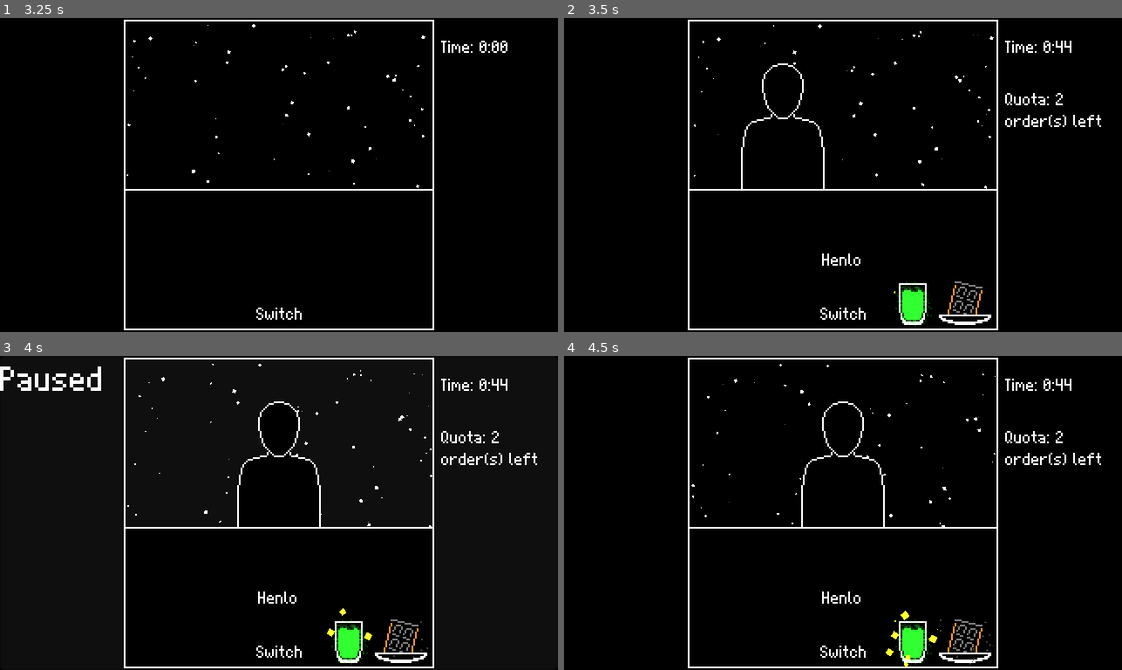
Above: before the commit, frames 1-4 (two rows, left to right).
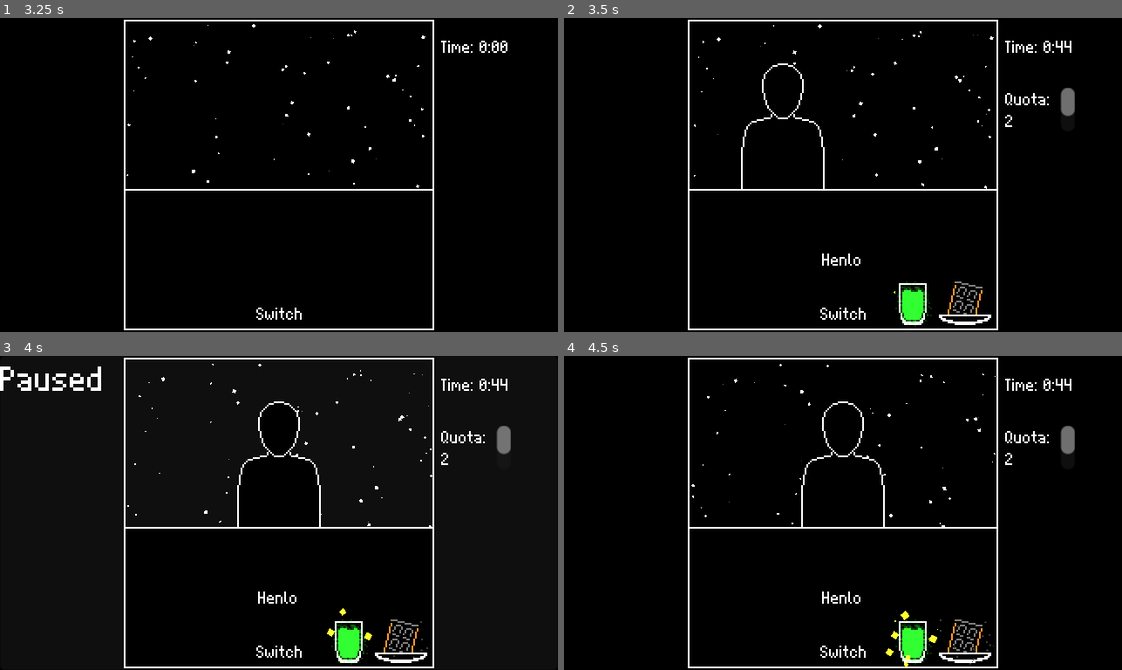
Above: after the commit, the same moments.

Repository: Banalian/BitBiscuit-GMTK2024
Game: Godot game, scene res://Scenes/main_menu.tscn
Same seed, same stepped clock (60 frames per second), same inputs: the game is played once before the commit and once after it.
Inputs (mouse positions are in pixels of both pictures, inside the frame that each line leads up to):
- Up to frame 1 (3.25 s): click "Play" at 0.5 s; click "Play" at 1.25 s; tap Enter at 2 s; move the mouse to (401, 159) at 2.02 s; tap P at 2.1, 2.85 s; click (401, 159) at 2.17 s; tap Space at 2.27, 3.02 s; move the mouse to (167, 190) at 2.77 s; click (167, 190) at 2.92 s
- Up to frame 2 (3.5 s): no input
- Up to frame 3 (4 s): move the mouse to (334, 443) at 3.52 s; tap P at 3.6 s; click (334, 443) at 3.67 s
- Up to frame 4 (4.5 s): move the mouse to (815, 575) at 4.27 s; tap P at 4.35 s; click (815, 575) at 4.42 s

Frame 1 is identical in both runs. In frame 2, 0.4% of the frame differs, in the area x 79-97%, y 22-35%; in frame 3, 0.4%; in frame 4, 0.4%.

Commit message:
Fix objects following camera in main

Diff:
--- a/Scenes/main.tscn
+++ b/Scenes/main.tscn
@@ -74,17 +74,18 @@
 [node name="Main" type="Node"]
 script = ExtResource("1_o11dq")
 
-[node name="Camera2D" type="Camera2D" parent="."]
+[node name="CameraBase" type="Node2D" parent="."]
+
+[node name="Camera2D" type="Camera2D" parent="CameraBase"]
 position = Vector2(160, 90)
 position_smoothing_enabled = true
 position_smoothing_speed = 12.0
 
-[node name="PauseHandler" parent="Camera2D" node_paths=PackedStringArray("_timers") instance=ExtResource("19_c7j6o")]
-position = Vector2(-160, -90)
+[node name="PauseHandler" parent="CameraBase" node_paths=PackedStringArray("_timers") instance=ExtResource("19_c7j6o")]
 _timers = [NodePath("../../GameManager/GameTimer/Timer"), NodePath("../../GameManager/StartGameTimer"), NodePath("../../GameManager/EndRoundTimer"), NodePath("../../GameManager/EndOrderTimer")]
 
-[node name="FailedStateHandler" parent="Camera2D" instance=ExtResource("3_1v80o")]
-position = Vector2(-160, -90)
+[node name="FailedStateHandler" parent="CameraBase" instance=ExtResource("3_1v80o")]
+z_index = 0
 
 [node name="ViewTop" type="Panel" parent="."]
 clip_contents = true
@@ -100,6 +101,7 @@
 grow_horizontal = 2
 grow_vertical = 2
 size_flags_vertical = 4
+mouse_filter = 2
 theme_override_styles/panel = SubResource("StyleBoxFlat_auejg")
 
 [node name="BackgroundParticle" type="CPUParticles2D" parent="ViewTop"]
@@ -463,14 +465,11 @@
 [node name="GameTimer" parent="GameManager" index="0"]
 position = Vector2(253, 10)
 
-[node name="Label" parent="GameManager/GameTimer" index="1"]
-offset_right = 64.0
-
 [node name="OrderNumLabel" parent="GameManager" index="1"]
 offset_left = 253.0
 offset_top = 40.0
-offset_right = 317.0
-offset_bottom = 90.0
+offset_right = 293.0
+offset_bottom = 65.0
 
 [node name="OrderGenerator" parent="GameManager" index="2" node_paths=PackedStringArray("root_node")]
 root_node = NodePath("../..")
@@ -504,6 +503,6 @@
 
 [connection signal="pressed" from="ViewTop/MarginContainer/ViewButton" to="." method="_on_view_button_pressed"]
 [connection signal="pressed" from="ViewBottom/MarginContainer/ViewButton" to="." method="_on_view_button_pressed"]
-[connection signal="failed_state" from="GameManager" to="Camera2D/FailedStateHandler" method="_on_game_manager_failed_state"]
+[connection signal="failed_state" from="GameManager" to="CameraBase/FailedStateHandler" method="_on_game_manager_failed_state"]
 
 [editable path="GameManager"]
--- a/Scripts/main.gd
+++ b/Scripts/main.gd
@@ -3,7 +3,8 @@
 
 var view_shift := false
 
-@onready var camera = $Camera2D
+@onready var camera_base = $CameraBase
+@onready var camera = $CameraBase/Camera2D
 @onready var client = $ViewTop/Client
 @onready var dialogue = $ViewTop/DialogueBackground/DialogueText
 
@@ -12,11 +13,11 @@
 
 
 func _ready() -> void:
-	camera.position.y = -90.0
+	camera_base.position.y = -180.0
 	camera.position_smoothing_enabled = false
 	set_dialogue("")
 	var transition_tween = create_tween().set_trans(Tween.TRANS_QUART).set_ease(Tween.EASE_OUT)
-	transition_tween.tween_property(camera, "position", Vector2(160.0, 90.0), 1.0)
+	transition_tween.tween_property(camera_base, "position", Vector2(0.0, 0.0), 1.0)
 	await transition_tween.finished
 	camera.position_smoothing_enabled = true
 
@@ -58,19 +59,19 @@
 	return 1.0
 
 
-func _input(event: InputEvent) -> void:
-	if Input.is_action_just_pressed("Debug1"):
-		add_client()
-	if Input.is_action_just_pressed("Debug2"):
-		remove_client()
+#func _input(event: InputEvent) -> void:
+	#if Input.is_action_just_pressed("Debug1"):
+		#client.randomize()
+	#if Input.is_action_just_pressed("Debug2"):
+		#set_dialogue(client.get_dialogue(1, ["ASDF", "dessert??"]))
 
 
 func _on_view_button_pressed() -> void:
 	view_shift = not view_shift
 	if view_shift:
-		camera.position.y = 270.0
+		camera_base.position.y = 180.0
 	else:
-		camera.position.y = 90.0
+		camera_base.position.y = 0.0
 
 
 func _unhandled_input(event):
